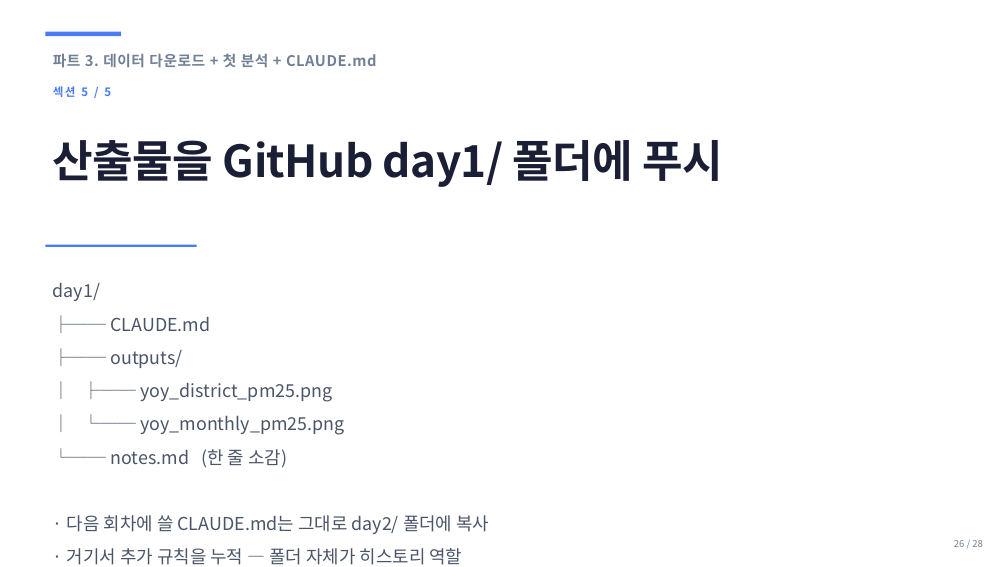
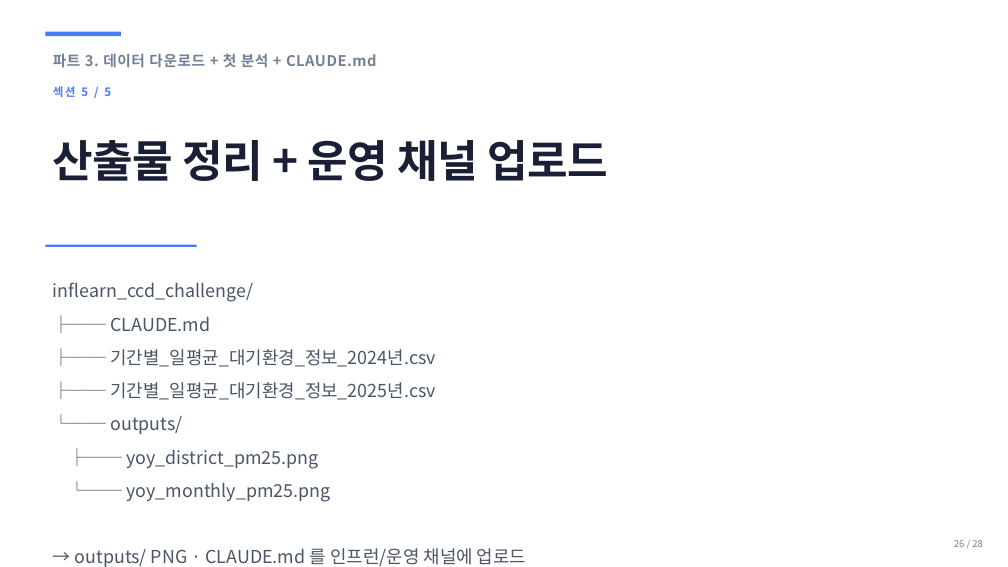
Before and after one commit to sujinpark-datapopcorn/inflearn_ccd_challenge, a slide deck: slide 26 of ppt/b2g_day1_setup.pptx. Drawn at 1008x567 pixels with LibreOffice and Linux fonts; fonts in the diff are those of the drawing. Boxes give left, top, right and bottom in pixels: in the first picture for what was removed or moved away, otherwise in the second. Text is boxed around its words. In the diff, an @@ line names an element or a change of style, - is before the commit and + after.

```diff
--- a/ppt/b2g_day1_setup.pptx
+++ b/ppt/b2g_day1_setup.pptx
@@ text at (x1=53, y1=140, x2=608, y2=181): text changed @@
-산출물을 GitHub day1/ 폴더에 푸시
+산출물 정리 + 운영 채널 업로드
@@ text at (x1=53, y1=282, x2=253, y2=302): text changed @@
-day1/
+inflearn_ccd_challenge/
@@ text at (x1=75, y1=349, x2=526, y2=567): text changed @@
-├── outputs/
-│ ├── yoy_district_pm25.png
-│ └── yoy_monthly_pm25.png
-└── notes.md (한 줄 소감)
-· 다음 회차에 쓸 CLAUDE.md는 그대로 day2/ 폴더에 복사
-· 거기서 추가 규칙을 누적 — 폴더 자체가 히스토리 역할
+├── 기간별_일평균_대기환경_정보_2024년.csv
+├── 기간별_일평균_대기환경_정보_2025년.csv
+└── outputs/
+├── yoy_district_pm25.png
+└── yoy_monthly_pm25.png
+→ outputs/ PNG · CLAUDE.md 를 인프런/운영 채널에 업로드
```
Also in this commit, not shown: 13 other slides changed, 2 slides added, 2 slides removed, 8 other files.
